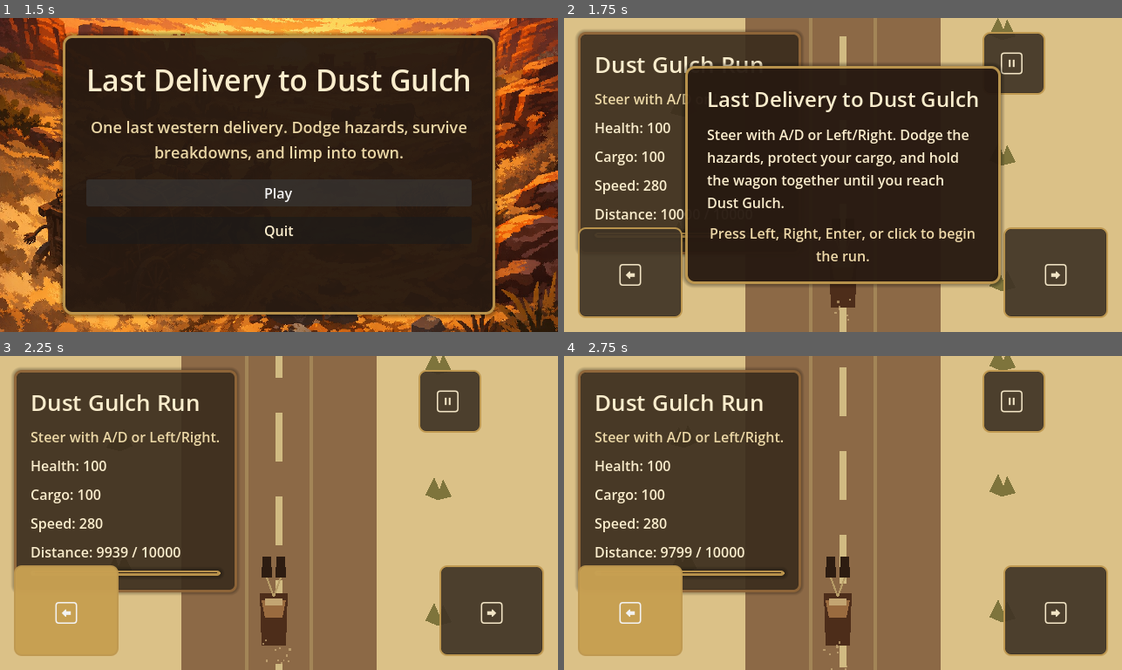
Above: before the commit, frames 1-4 (two rows, left to right).
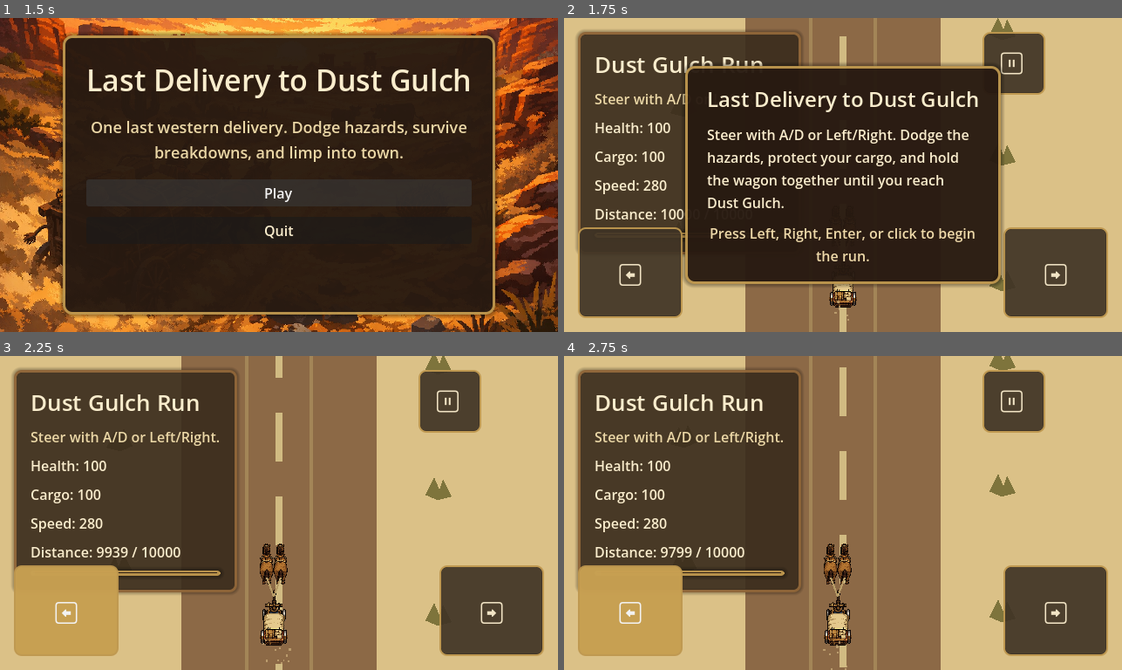
Above: after the commit, the same moments.

Repository: bbenefield89/The-Last-Delivery-to-Dust-Gulch
Game: Godot game, scene res://Scenes/AppRoot/AppRoot.tscn
Two runs of this game, one before a commit and one after it. Both use one fixed random seed, a clock stepped at 60 frames per second and the inputs below. Sound files missing from this copy of the repository are replaced by a short silence.
Inputs:
- Up to frame 1 (1.5 s): click "Play" at 0.5 s; click "Play" at 1.25 s
- Up to frame 2 (1.75 s): no input
- Up to frame 3 (2.25 s): click "" at 2 s
- Up to frame 4 (2.75 s): no input

Frame 1 is identical in both runs. In frame 2, 0.3% of the frame differs, in the area x 47-53%, y 84-93%; in frame 3, 1.1%; in frame 4, 1.1%, in the area x 46-52%, y 59-93%.

Commit message:
feat(art): add wagon and horse sprites

Diff:
--- a/Scenes/RunScene/RunScene.tscn
+++ b/Scenes/RunScene/RunScene.tscn
@@ -1,7 +1,9 @@
-[gd_scene load_steps=6 format=3 uid="uid://v3sqh1pw8m2l"]
+[gd_scene load_steps=8 format=3 uid="uid://v3sqh1pw8m2l"]
 
 [ext_resource type="Script" path="res://Scenes/RunScene/run_scene.gd" id="1_4n0rj"]
 [ext_resource type="Script" path="res://Scripts/Hazards/hazard_spawner.gd" id="2_ok7u7"]
+[ext_resource type="Texture2D" path="res://Assets/Tilesets/Carriage/Carriage-32x64.png" id="3_qapb8"]
+[ext_resource type="Texture2D" path="res://Assets/Tilesets/Horse/Horse-16x48.png" id="4_rn5qx"]
 
 [sub_resource type="StyleBoxFlat" id="StyleBoxFlat_result_panel"]
 bg_color = Color(0.156863, 0.101961, 0.0666667, 0.94)
@@ -85,36 +87,27 @@
 [node name="Wagon" type="Polygon2D" parent="World"]
 unique_name_in_owner = true
 polygon = PackedVector2Array(-16, -28, 16, -28, 14, 32, -14, 32)
-color = Color(0.301961, 0.180392, 0.101961, 1)
-
-[node name="Shadow" type="Polygon2D" parent="World/Wagon"]
+color = Color(1, 1, 1, 0)
+
+[node name="Shadow" type="Sprite2D" parent="World/Wagon"]
 position = Vector2(0, 5)
-polygon = PackedVector2Array(-18, -24, 18, -24, 16, 34, -16, 34)
-color = Color(0, 0, 0, 0.2)
+texture = ExtResource("3_qapb8")
+modulate = Color(0, 0, 0, 0.2)
 z_index = -2
 
-[node name="Canopy" type="Polygon2D" parent="World/Wagon"]
-position = Vector2(0, -6)
-polygon = PackedVector2Array(-14, -14, 14, -14, 10, 6, -10, 6)
-color = Color(0.607843, 0.423529, 0.247059, 1)
-
-[node name="Bench" type="Polygon2D" parent="World/Wagon"]
-position = Vector2(0, -18)
-polygon = PackedVector2Array(-10, -4, 10, -4, 10, 4, -10, 4)
-color = Color(0.764706, 0.65098, 0.447059, 1)
+[node name="CarriageSprite" type="Sprite2D" parent="World/Wagon"]
+texture = ExtResource("3_qapb8")
 
 [node name="HorseTeam" type="Node2D" parent="World/Wagon"]
 position = Vector2(0, -54)
 
-[node name="HorseLeft" type="Polygon2D" parent="World/Wagon/HorseTeam"]
+[node name="HorseLeft" type="Sprite2D" parent="World/Wagon/HorseTeam"]
 position = Vector2(-8, 0)
-polygon = PackedVector2Array(-5, -16, 5, -16, 6, 8, -6, 8)
-color = Color(0.180392, 0.109804, 0.0705882, 1)
-
-[node name="HorseRight" type="Polygon2D" parent="World/Wagon/HorseTeam"]
+texture = ExtResource("4_rn5qx")
+
+[node name="HorseRight" type="Sprite2D" parent="World/Wagon/HorseTeam"]
 position = Vector2(8, 0)
-polygon = PackedVector2Array(-5, -16, 5, -16, 6, 8, -6, 8)
-color = Color(0.180392, 0.109804, 0.0705882, 1)
+texture = ExtResource("4_rn5qx")
 
 [node name="HarnessLeft" type="Line2D" parent="World/Wagon/HorseTeam"]
 points = PackedVector2Array(0, 30, -8, 8)
--- a/Scenes/RunScene/run_scene.gd
+++ b/Scenes/RunScene/run_scene.gd
@@ -6,6 +6,8 @@
 const HazardSpawnerType := preload("res://Scripts/Hazards/hazard_spawner.gd")
 const RunStateType := preload("res://Scripts/RunState/run_state.gd")
 const BACKGROUND_MUSIC := preload("res://Assets/Audio/We Ride At Dawn! (loop).ogg")
+const CARRIAGE_TEXTURE := preload("res://Assets/Tilesets/Carriage/Carriage-32x64.png")
+const HORSE_TEXTURE := preload("res://Assets/Tilesets/Horse/Horse-16x48.png")
 const WAGON_LOOP_SOUND := preload("res://Assets/Sfx/Horse-and-Chariot-30-sec-73615.mp3")
 const IMPACT_SOUND := preload("res://Assets/Sfx/Car-Crash-376874.mp3")
 const POTHOLE_IMPACT_SOUND := preload("res://Assets/Sfx/Car-Crash-376874.mp3")
@@ -28,8 +30,8 @@
 const STEER_SPEED := 180.0
 const ROAD_HALF_WIDTH := 104.0
 const WAGON_BASE_Y := 0.0
-const WAGON_BASE_COLOR := Color(0.301961, 0.180392, 0.101961, 1.0)
-const WAGON_HIT_COLOR := Color(0.760784, 0.447059, 0.239216, 1.0)
+const WAGON_BASE_COLOR := Color(1, 1, 1, 1)
+const WAGON_HIT_COLOR := Color(1, 0.72, 0.72, 1)
 const CAMERA_VERTICAL_OFFSET := 120.0
 const IMPACT_FLASH_DURATION := 0.18
 const IMPACT_WOBBLE_DURATION := 0.32
@@ -116,6 +118,10 @@
 @onready var _scroll_segment_a: Node2D = %ScrollSegmentA
 @onready var _scroll_segment_b: Node2D = %ScrollSegmentB
 @onready var _wagon: Polygon2D = %Wagon
+@onready var _wagon_shadow: Sprite2D = $World/Wagon/Shadow
+@onready var _wagon_sprite: Sprite2D = $World/Wagon/CarriageSprite
+@onready var _horse_left_sprite: Sprite2D = $World/Wagon/HorseTeam/HorseLeft
+@onready var _horse_right_sprite: Sprite2D = $World/Wagon/HorseTeam/HorseRight
 @onready var _dust_trail: CPUParticles2D = %DustTrail
 @onready var _health_label: Label = %HealthLabel
 @onready var _cargo_label: Label = %CargoLabel
@@ -184,6 +190,7 @@
 	process_mode = Node.PROCESS_MODE_ALWAYS
 	_ensure_input_actions()
 	_ensure_scroll_visuals()
+	_configure_vehicle_sprites()
 	_configure_touch_buttons()
 	_configure_dust_trail()
 	_configure_audio_players()
@@ -208,6 +215,21 @@
 	_refresh_result_screen()
 	_refresh_touch_controls()
 	_refresh_audio_presentation()
+
+
+## Applies the imported carriage and horse art to the existing wagon rig nodes.
+func _configure_vehicle_sprites() -> void:
+	if _wagon != null:
+		_wagon.color = Color(1, 1, 1, 0)
+		_wagon.modulate = WAGON_BASE_COLOR
+	if _wagon_shadow != null:
+		_wagon_shadow.texture = CARRIAGE_TEXTURE
+	if _wagon_sprite != null:
+		_wagon_sprite.texture = CARRIAGE_TEXTURE
+	if _horse_left_sprite != null:
+		_horse_left_sprite.texture = HORSE_TEXTURE
+	if _horse_right_sprite != null:
+		_horse_right_sprite.texture = HORSE_TEXTURE
 
 
 ## Applies the shared input-prompt font styling to the mobile touch buttons.
@@ -648,6 +670,7 @@
 	_refresh_recovery_prompt()
 
 
+## Updates the wagon flash, wobble, and shake presentation for the current run state.
 func _update_impact_feedback(delta: float) -> void:
 	if _wagon == null:
 		return
@@ -657,7 +680,7 @@
 	_impact_wobble_remaining = max(0.0, _impact_wobble_remaining - delta)
 	_impact_shake_remaining = max(0.0, _impact_shake_remaining - delta)
 
-	_wagon.color = WAGON_HIT_COLOR if _impact_flash_remaining > 0.0 else WAGON_BASE_COLOR
+	_set_vehicle_modulate(WAGON_HIT_COLOR if _impact_flash_remaining > 0.0 else WAGON_BASE_COLOR)
 	if _run_state != null and _run_state.active_failure == &"wheel_loose":
 		_wagon.rotation = sin(_impact_time * WHEEL_LOOSE_WOBBLE_FREQUENCY) * deg_to_rad(WHEEL_LOOSE_WOBBLE_DEGREES)
 	elif _run_state != null and _run_state.active_failure == &"horse_panic":
@@ -667,6 +690,18 @@
 		_wagon.rotation = sin(_impact_time * IMPACT_WOBBLE_FREQUENCY) * deg_to_rad(IMPACT_WOBBLE_DEGREES) * wobble_strength
 	else:
 		_wagon.rotation = 0.0
+
+
+## Applies a shared modulate tint across the wagon rig sprites.
+func _set_vehicle_modulate(color: Color) -> void:
+	if _wagon != null:
+		_wagon.modulate = color
+	if _wagon_sprite != null:
+		_wagon_sprite.modulate = color
+	if _horse_left_sprite != null:
+		_horse_left_sprite.modulate = color
+	if _horse_right_sprite != null:
+		_horse_right_sprite.modulate = color
 
 
 func _trigger_impact_feedback() -> void:
--- a/Tests/Unit/test_run_scene.gd
+++ b/Tests/Unit/test_run_scene.gd
@@ -219,7 +219,7 @@
 	var wagon: Polygon2D = scene.get_node("%Wagon")
 	var camera: Camera2D = scene.get_node("%Camera")
 
-	assert_eq(wagon.color, scene.WAGON_HIT_COLOR)
+	assert_eq(wagon.modulate, scene.WAGON_HIT_COLOR)
 	assert_ne(wagon.rotation, 0.0)
 	assert_ne(camera.position, Vector2(0.0, -scene.CAMERA_VERTICAL_OFFSET))
 
@@ -246,7 +246,7 @@
 	var wagon: Polygon2D = scene.get_node("%Wagon")
 	var camera: Camera2D = scene.get_node("%Camera")
 
-	assert_eq(wagon.color, scene.WAGON_BASE_COLOR)
+	assert_eq(wagon.modulate, scene.WAGON_BASE_COLOR)
 	assert_eq(wagon.rotation, 0.0)
 	assert_eq(camera.position, Vector2(0.0, -scene.CAMERA_VERTICAL_OFFSET))
 
@@ -1448,9 +1448,25 @@
 	await wait_process_frames(1)
 
 	assert_true(scene.has_node("World/Wagon/Shadow"))
-	assert_true(scene.has_node("World/Wagon/Canopy"))
+	assert_true(scene.has_node("World/Wagon/CarriageSprite"))
 	assert_true(scene.has_node("World/Wagon/HorseTeam/HorseLeft"))
 	assert_true(scene.has_node("World/Wagon/HorseTeam/HorseRight"))
+
+
+func test_step2_vehicle_sprites_replace_placeholder_shapes() -> void:
+	var scene = RUN_SCENE.instantiate()
+	add_child_autofree(scene)
+	await wait_process_frames(1)
+
+	var wagon: Polygon2D = scene.get_node("%Wagon")
+	var carriage_sprite: Sprite2D = scene.get_node("World/Wagon/CarriageSprite")
+	var horse_left: Sprite2D = scene.get_node("World/Wagon/HorseTeam/HorseLeft")
+	var horse_right: Sprite2D = scene.get_node("World/Wagon/HorseTeam/HorseRight")
+
+	assert_eq(wagon.color.a, 0.0)
+	assert_eq(carriage_sprite.texture, scene.CARRIAGE_TEXTURE)
+	assert_eq(horse_left.texture, scene.HORSE_TEXTURE)
+	assert_eq(horse_right.texture, scene.HORSE_TEXTURE)
 
 
 func test_step3_panel_styles_use_western_palette() -> void:
Not shown, changed: kanban_tasks_data.kanban
